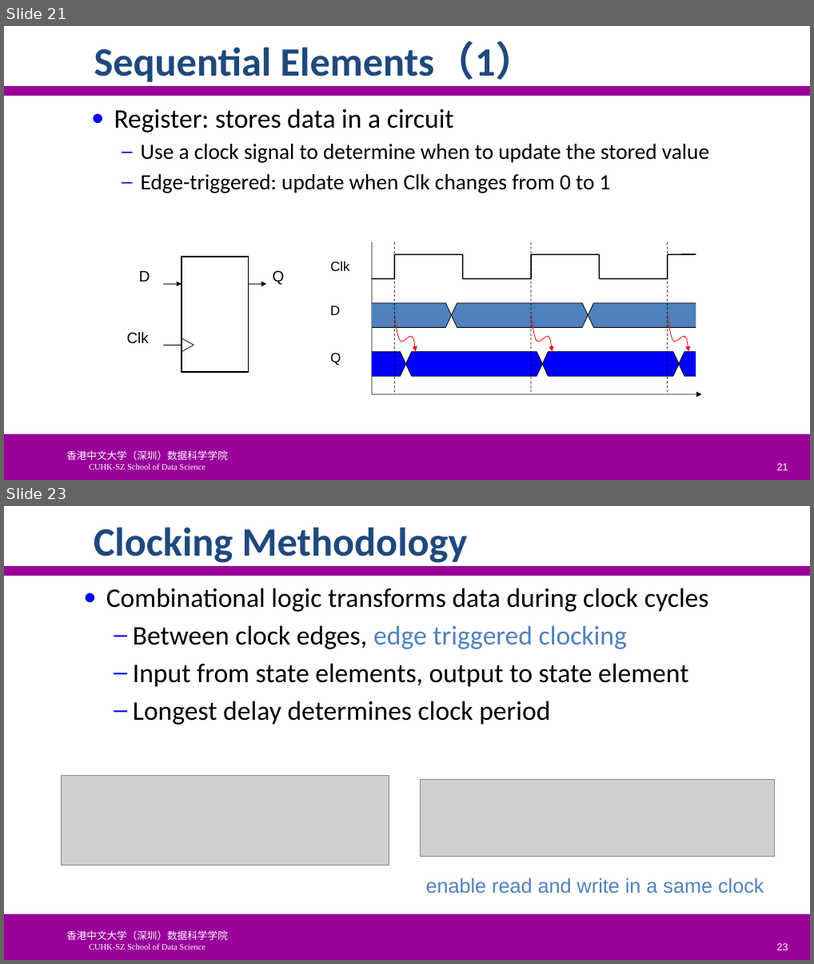
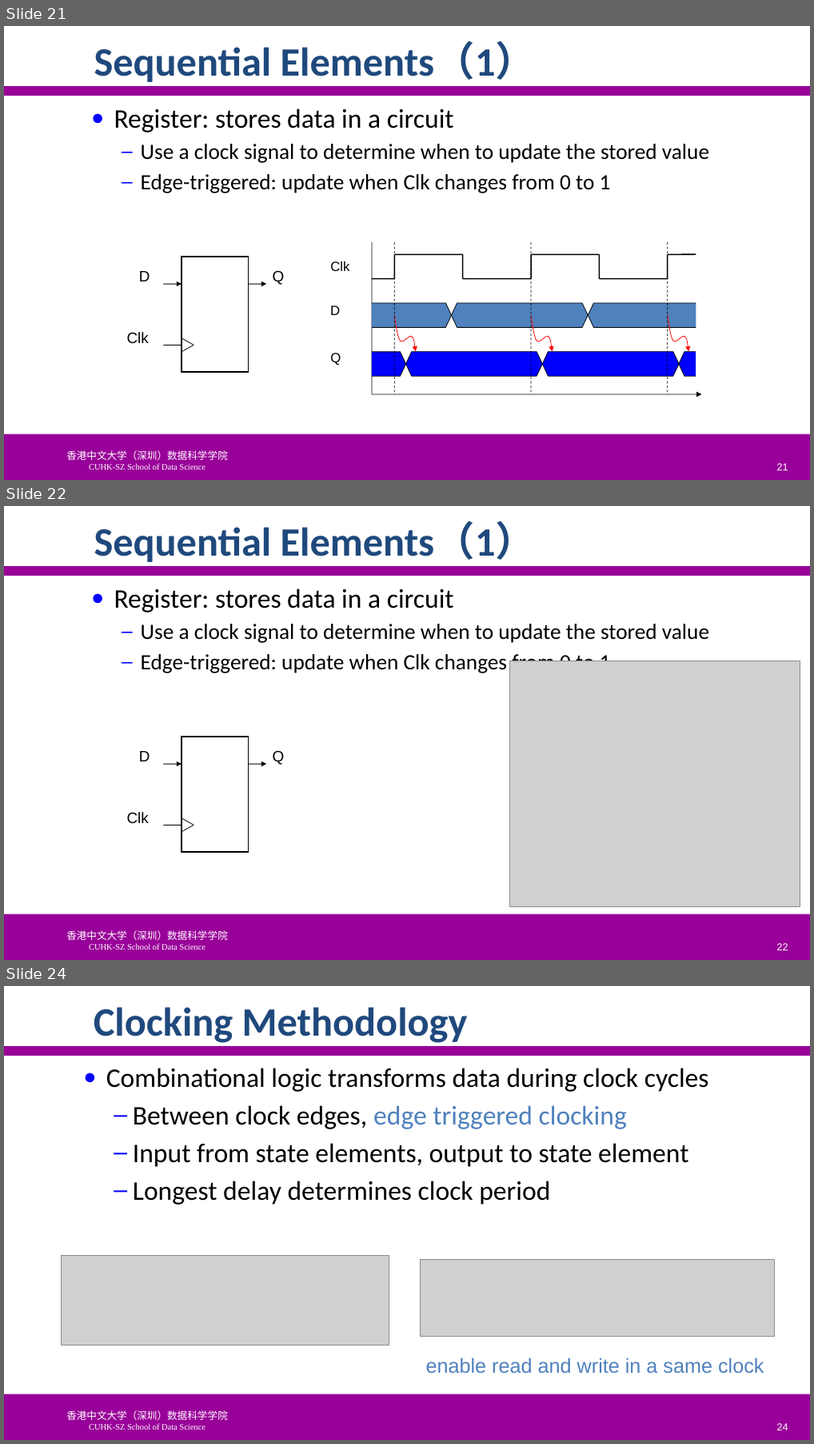
Before and after one commit to SUNCHAOYI923/CMU_CSAPP, a slide deck: slide/CA3060-4-ProcessorArchitecture.pptx. Shown one above the other, each under a label of ours: slides 21 and 23 before the commit, slides 21, 22 and 24 after it; the slides between them are not shown. The pictures are 814x964 and 814x1444 pixels, drawn with LibreOffice and Linux fonts; fonts in the diff are those of the drawing; grey boxes stand for pictures; background and template pictures are left out. Boxes give left, top, right and bottom in pixels: in the first picture for what was removed or moved away, otherwise in the second. Text is boxed around its words. In the diff, an @@ line names an element or a change of style, - is before the commit and + after.

```diff
--- a/slide/CA3060-4-ProcessorArchitecture.pptx
+++ b/slide/CA3060-4-ProcessorArchitecture.pptx
@@ slide 22 added at [4, 506, 810, 960], background #FFFFFF; not listed: 3 template elements that a slide beside it also shows @@
@@ title added at [94, 522, 536, 562], 48 pt, text #1F497D, bold @@
+Sequential Elements（1）
@@ text added at [114, 588, 710, 673], 26 pt, text #000000 @@
+● Register: stores data in a circuit
+  – Use a clock signal to determine when to update the stored value
+  – Edge-triggered: update when Clk changes from 0 to 1
@@ picture added at [510, 660, 801, 906] @@
@@ group added at [127, 736, 285, 852]: 3 lines, 3 texts, 2 arrows, 1 rectangle @@
+D
+Clk
+Q
@@ page number added at [778, 943, 789, 950], 12 pt, text #FFFFFF @@
+22
@@ what was slide 23 is now slide 24 @@
@@ page number at [778, 1423, 789, 1430]: text changed @@
-23
+24
```
Also in this commit, not shown: 7 slides changed, 4 other slides added, 11 slides removed, 8 other files.
